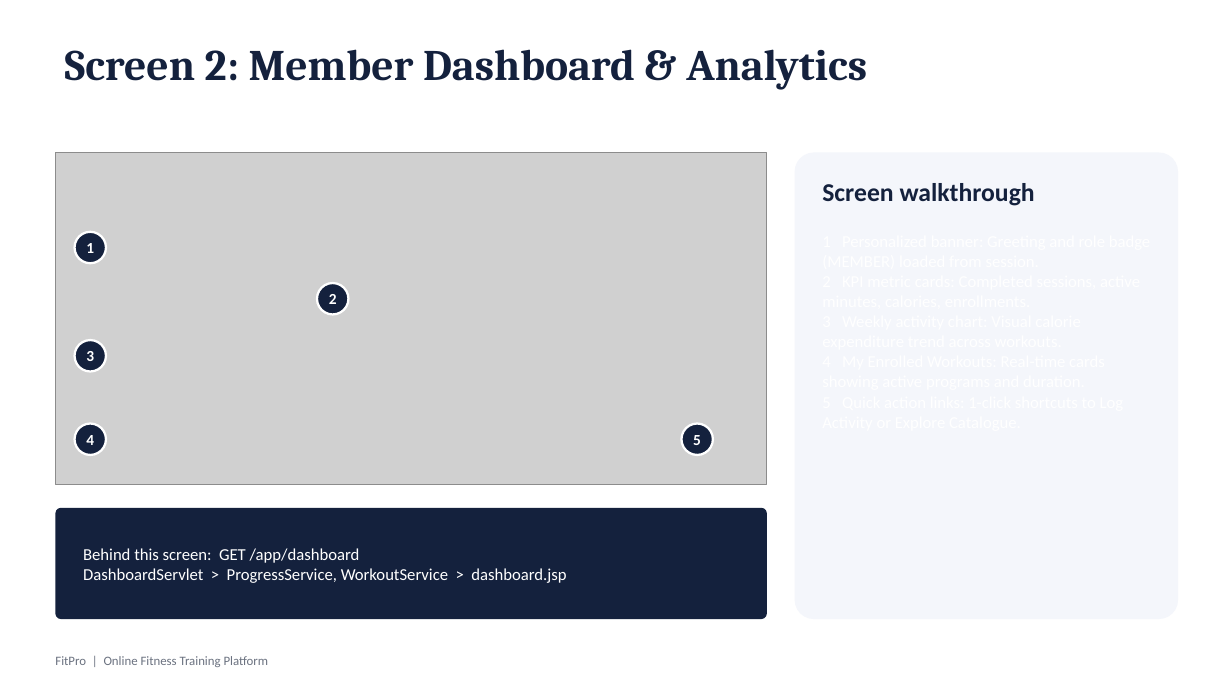
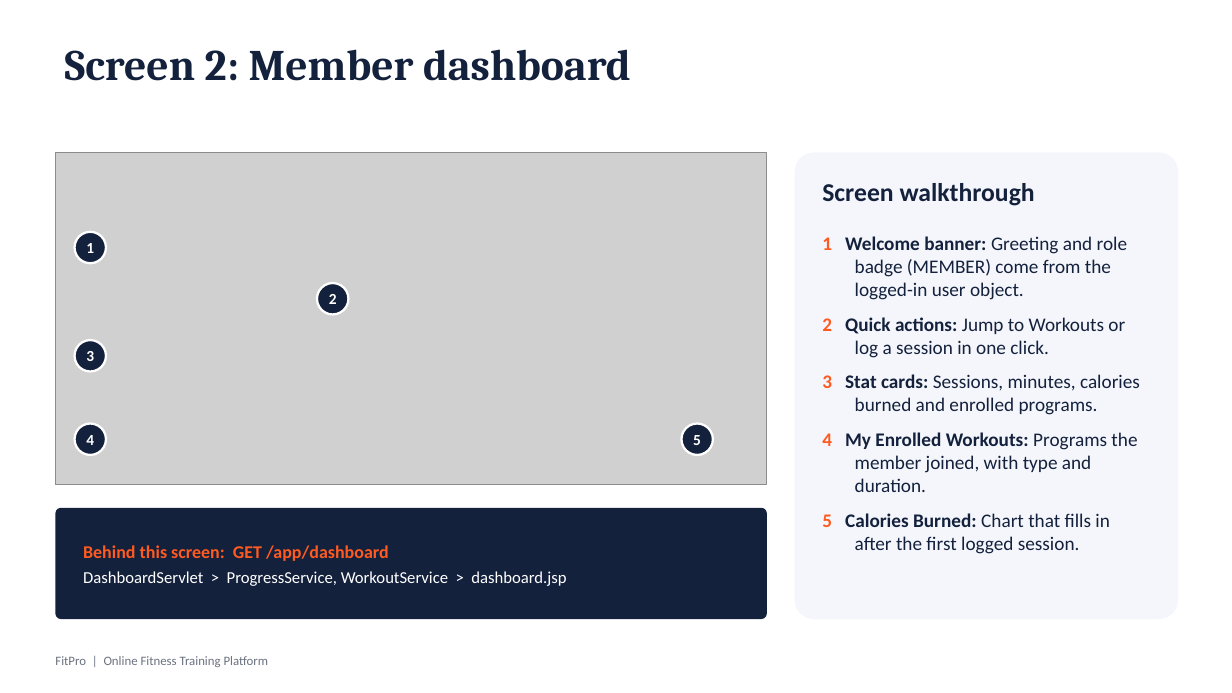
Before and after one commit to adiithakurr110/FitPro-Fitness-Platform, a slide deck: slide 6 of docs/FitPro_Final_Presentation.pptx. Drawn at 1232x693 pixels with LibreOffice and Linux fonts; fonts in the diff are those of the drawing; grey boxes stand for pictures. Boxes give left, top, right and bottom in pixels: in the first picture for what was removed or moved away, otherwise in the second. Text is boxed around its words. In the diff, an @@ line names an element or a change of style, - is before the commit and + after.

```diff
--- a/docs/FitPro_Final_Presentation.pptx
+++ b/docs/FitPro_Final_Presentation.pptx
@@ title at (65,49,631,81): text changed @@
-Screen 2: Member Dashboard & Analytics
+Screen 2: Member dashboard
@@ text added at (822,236,1140,554), 15 pt, text #14213D @@
+1 Welcome banner: Greeting and role badge (MEMBER) come from the logged-in user object.
+2 Quick actions: Jump to Workouts or log a session in one click.
+3 Stat cards: Sessions, minutes, calories burned and enrolled programs.
+4 My Enrolled Workouts: Programs the member joined, with type and duration.
+5 Calories Burned: Chart that fills in after the first logged session.
@@ text at (83,545,389,561): size 13 to 14 pt, text colour #FFFFFF to #FF5A1F, bold on in "Behind this screen: GET /app/dashboard"; more space between paragraphs @@
```
Also in this commit, not shown: 15 other slides changed, 1 slide added, 6 slides removed, 1 other file.
